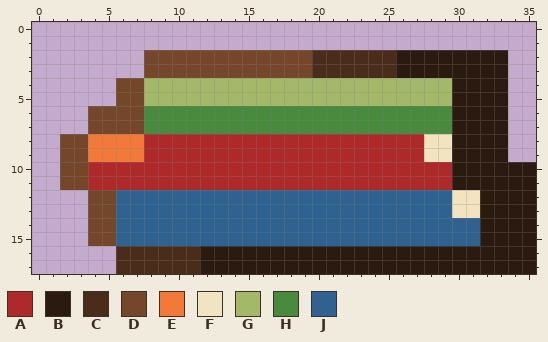
Pixel-art file -- aseprite-source/catfish/room2/out_furn/cf-room2-bookstack.aseprite. That is the earlier state.
36x18 pixels, 1 frame.
Palette (. is transparent): A #ae2a2a  B #2a1a10  C #4a2c1a  D #74462a  E #f2793a  F #f2e4c0  G #a4b86a  H #4a8a3e  J #2f6290
After the commit:
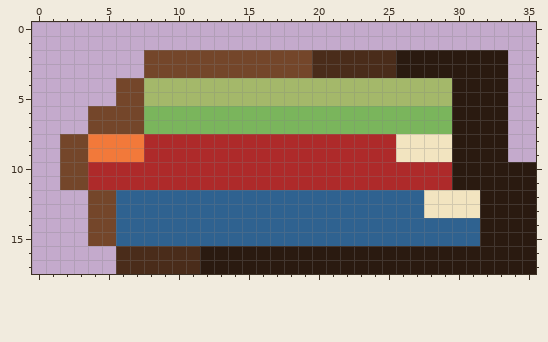
Diff:
Colour H changes from #4a8a3e to #7ab55c.
Colour A gives way to colour F in rows 8 to 9 at x 26 to 27.
Colour J gives way to colour F in rows 12 to 13 at x 28 to 29.
Changed places in both pictures, as pixel boxes (x1, y1, x2, y2):
changed: (144, 106, 452, 218)
